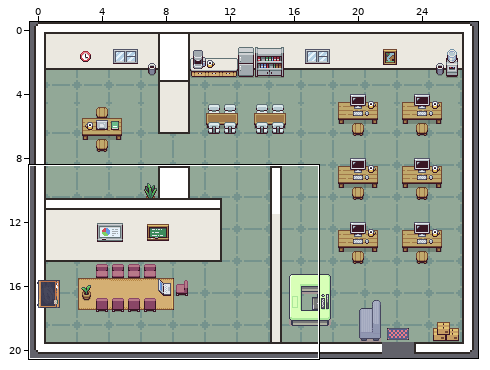
Tiled map (JSON): src/renderer/src/assets/maps/office.tmj. Above, an overview of the earlier version with the close-up marked.
Close-up. The starting point:
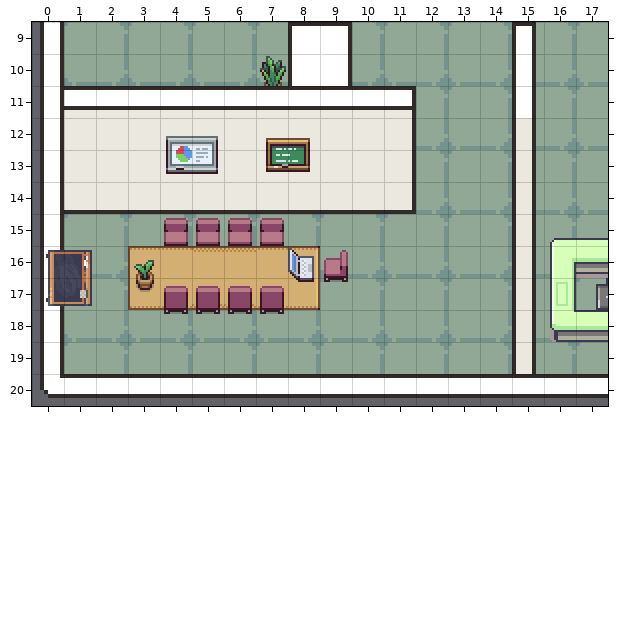
Cells are 16x16 px. Shown: x 0..17, y 9..20. The commit also changed other parts of the map, which this record leaves out.
The result:
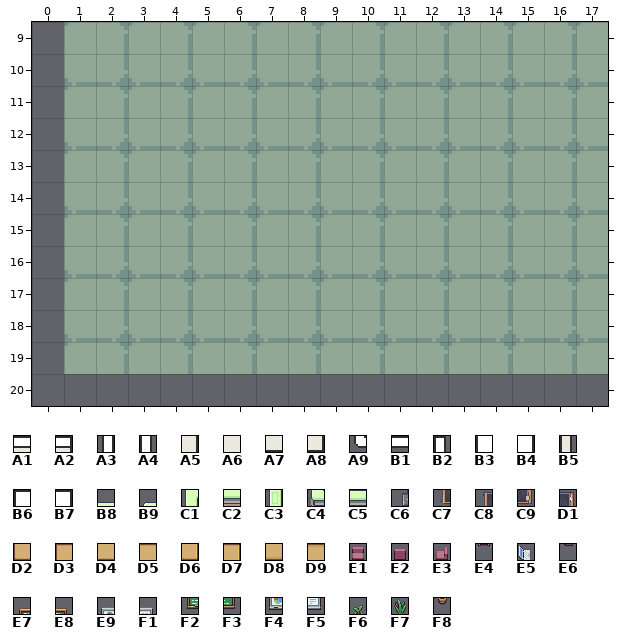
Key: from "A5 Office Floors & Walls": A1 9, A2 11, A3 17, A4 20, A5 27, A6 41, A7 50, A8 59, A9 65, B1 66, B2 98, B3 122, B4 123, B5 130, B6 140, B7 141; from "interiors": B8 1, B9 4, C1 16, C2 17, C3 19, C4 48, C5 49, C6 51 turned 270, C7 653 turned 270, C8 654 turned 270, C9 669 turned 270, D1 670 turned 270; from "office-tileset": D2 160 turned 270, D3 161 turned 270, D4 176 turned 270, D5 177 turned 270, D6 192 turned 270, D7 193 turned 270, D8 228 turned 270, D9 228 turned 90, E1 256, E2 257, E3 259, E4 273, E5 394, E6 410, E7 416, E8 417, E9 420, F1 421, F2 432, F3 433, F4 436, F5 437, F6 450, F7 452, F8 466.
__ is an empty cell, .. an unchanged one.
Difference:
--- layer "walls" (now hidden)
@@ x 0..17 @@
- 9 A3 .. .. .. .. .. .. .. B6 B7 .. .. .. .. .. B2 .. ..
-10 A3 .. .. .. .. .. .. .. B3 B4 .. .. .. .. .. A4 .. ..
-11 A3 A1 A1 A1 A1 A1 A1 A1 A1 A1 A1 A2 .. .. .. A4 .. ..
-12 A3 A6 A6 A6 A6 A6 A6 A6 A6 A6 A6 A5 .. .. .. B5 .. ..
-13 A3 A6 A6 A6 A6 A6 A6 A6 A6 A6 A6 A5 .. .. .. B5 .. ..
-14 A3 A7 A7 A7 A7 A7 A7 A7 A7 A7 A7 A8 .. .. .. B5 .. ..
-15 A3 .. .. .. .. .. .. .. .. .. .. .. .. .. .. B5 .. ..
-16 A3 .. .. .. .. .. .. .. .. .. .. .. .. .. .. B5 .. ..
-17 A3 .. .. .. .. .. .. .. .. .. .. .. .. .. .. B5 .. ..
-18 A3 .. .. .. .. .. .. .. .. .. .. .. .. .. .. B5 .. ..
-19 A3 .. .. .. .. .. .. .. .. .. .. .. .. .. .. B5 .. ..
-20 A9 B1 B1 B1 B1 B1 B1 B1 B1 B1 B1 B1 B1 B1 B1 B1 B1 B1
+ 9 __ .. .. .. .. .. .. .. __ __ .. .. .. .. .. __ .. ..
+10 __ .. .. .. .. .. .. .. __ __ .. .. .. .. .. __ .. ..
+11 __ __ __ __ __ __ __ __ __ __ __ __ .. .. .. __ .. ..
+12 __ __ __ __ __ __ __ __ __ __ __ __ .. .. .. __ .. ..
+13 __ __ __ __ __ __ __ __ __ __ __ __ .. .. .. __ .. ..
+14 __ __ __ __ __ __ __ __ __ __ __ __ .. .. .. __ .. ..
+15 __ .. .. .. .. .. .. .. .. .. .. .. .. .. .. __ .. ..
+16 __ .. .. .. .. .. .. .. .. .. .. .. .. .. .. __ .. ..
+17 __ .. .. .. .. .. .. .. .. .. .. .. .. .. .. __ .. ..
+18 __ .. .. .. .. .. .. .. .. .. .. .. .. .. .. __ .. ..
+19 __ .. .. .. .. .. .. .. .. .. .. .. .. .. .. __ .. ..
+20 __ __ __ __ __ __ __ __ __ __ __ __ __ __ __ __ __ __
--- layer "furniture-below" (now hidden)
@@ x 4..8 @@
-12 E9 F1 .. E7 E8
-13 F4 F5 .. F2 F3
+12 __ __ .. __ __
+13 __ __ .. __ __
@@ x 3..17 @@
-15 .. E1 E1 E1 E1 .. .. .. .. .. .. .. .. B9 B8
-16 D3 D5 D9 D9 D5 D7 E3 .. .. .. .. .. .. C1 C2
-17 D2 D4 D8 D8 D4 D6 E4 .. .. .. .. .. .. C3 ..
-18 .. E4 E4 E4 E4 .. .. .. .. .. .. .. .. C4 C5
+15 .. __ __ __ __ .. .. .. .. .. .. .. .. __ __
+16 __ __ __ __ __ __ __ .. .. .. .. .. .. __ __
+17 __ __ __ __ __ __ __ .. .. .. .. .. .. __ ..
+18 .. __ __ __ __ .. .. .. .. .. .. .. .. __ __
--- layer "furniture-above" (now hidden)
@@ x 7..7 @@
-10 F7
+10 __
@@ x 4..8 @@
-12 E9 F1 .. E7 E8
-13 F4 F5 .. F2 F3
+12 __ __ .. __ __
+13 __ __ .. __ __
@@ x 0..17 @@
-16 C8 D1 .. F6 .. .. .. .. E5 .. .. .. .. .. .. .. .. ..
-17 C7 C9 .. F8 E2 E2 E2 E2 E6 .. .. .. .. .. .. .. .. C6
+16 __ __ .. __ .. .. .. .. __ .. .. .. .. .. .. .. .. ..
+17 __ __ .. __ __ __ __ __ __ .. .. .. .. .. .. .. .. __
Changed places in both close-ups, as pixel boxes (x1, y1, x2, y2):
removed: (40, 22, 608, 398)
